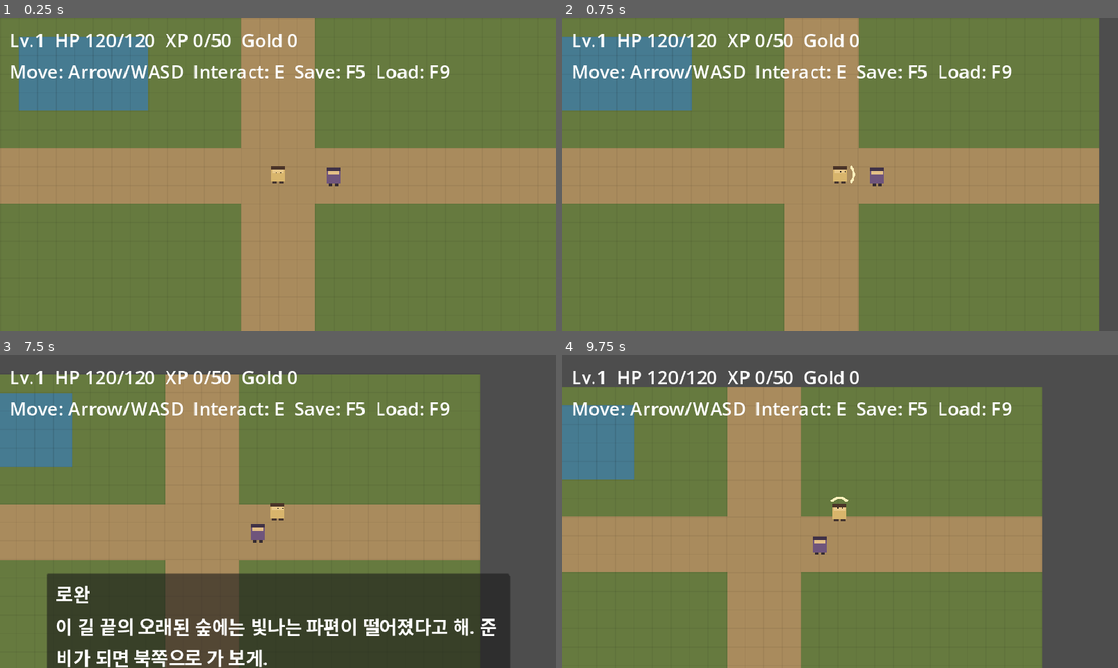
Above: before the commit, frames 1-4 (two rows, left to right).
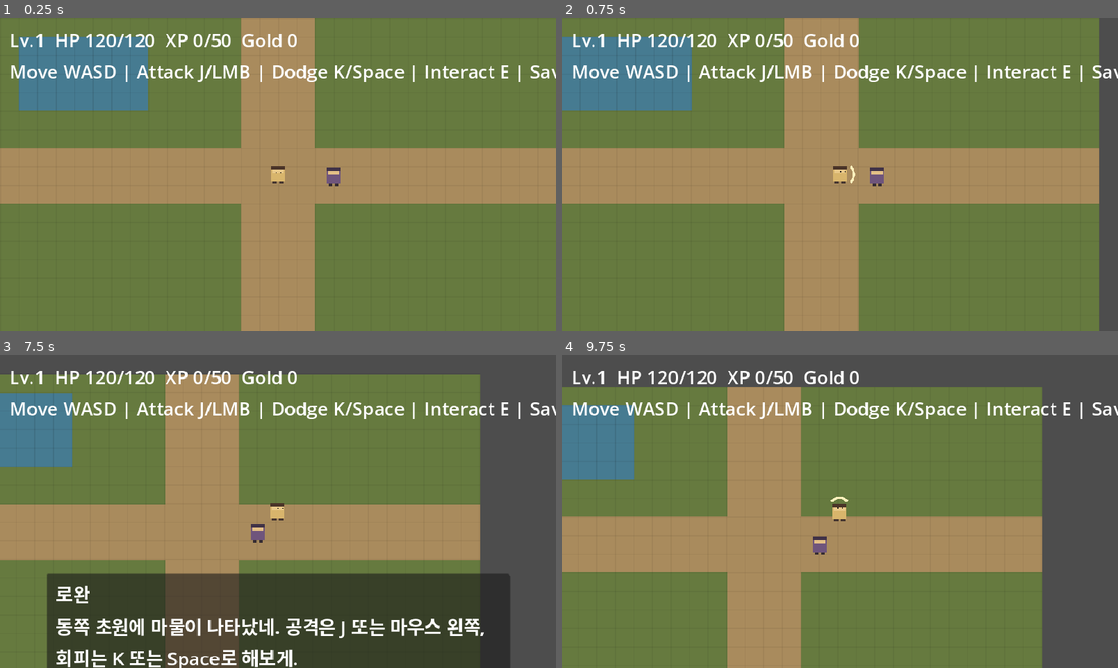
Above: after the commit, the same moments.

Repository: tjqmf14-source/rpg-game-v1
Game: Godot game, scene res://scenes/main.tscn
The game is run twice, just before and just after one commit, with the same random seed, the same clock (stepped at 60 frames per second) and the same inputs.
Inputs (mouse positions are in pixels of both pictures, inside the frame that each line leads up to):
- Up to frame 1 (0.25 s): no input
- Up to frame 2 (0.75 s): tap Enter at 0.5 s; move the mouse to (962, 158) at 0.52 s; hold Right (ui_right) from 0.53 s (still down); tap E at 0.6 s; click (962, 158) at 0.67 s
- Up to frame 3 (7.5 s): tap Space at 0.77, 1.52, 3.02, 3.77, 4.52, 6.02, 6.77 s; move the mouse to (166, 527) at 1.27 s; release Right (ui_right) at 1.28 s; hold Down (ui_down) 1.28-2.03 s; tap J at 1.35, 3.6, 5.85 s; move the mouse to (333, 442) at 2.02 s; hold Right (ui_right) 2.03-2.78 s; tap K at 2.1, 4.35, 6.6 s; move the mouse to (250, 574) at 2.77 s; hold Up (ui_up) 2.78-3.53 s; tap E at 2.85, 5.1, 7.35 s; click (250, 574) at 2.92 s; move the mouse to (444, 558) at 3.52 s; hold Left (ui_left) 3.53-5.03 s; move the mouse to (111, 464) at 4.27 s; move the mouse to (305, 511) at 5.02 s; hold Down (ui_down) 5.03-5.78 s; click (305, 511) at 5.17 s; move the mouse to (194, 433) at 5.77 s; hold Right (ui_right) 5.78-6.53 s; move the mouse to (400, 495) at 6.52 s; hold Up (ui_up) 6.53-7.28 s; move the mouse to (166, 527) at 7.27 s; hold Right (ui_right) from 7.28 s (still down); click (166, 527) at 7.42 s
- Up to frame 4 (9.75 s): tap Space at 7.52, 8, 9.02, 9.5 s; move the mouse to (895, 442) at 8.02 s; release Right (ui_right) at 8.03 s; hold Down (ui_down) 8.03-8.78 s; tap J at 8.1 s; tap Enter at 8.75 s; move the mouse to (812, 574) at 8.77 s; hold Left (ui_left) 8.78-9.53 s; tap K at 8.85 s; move the mouse to (1006, 558) at 9.52 s; hold Up (ui_up) from 9.53 s (still down); tap E at 9.6 s; click (1006, 558) at 9.67 s

The runs differ from the first frame. In frame 1, 2.0% of the frame differs, in the area x 10-100%, y 15-21%; in frame 2, 2.0%; in frame 3, 5.8%, in the area x 10-100%, y 15-100%; in frame 4, 2.0%.

Commit message:
feat: place combat test enemies

Diff:
--- a/scenes/main.tscn
+++ b/scenes/main.tscn
@@ -1,10 +1,11 @@
-[gd_scene load_steps=9 format=3]
+[gd_scene load_steps=11 format=3]
 
 [ext_resource type="Script" path="res://scripts/main.gd" id="1_main"]
 [ext_resource type="Script" path="res://scripts/player/player_controller.gd" id="2_player"]
 [ext_resource type="Script" path="res://scripts/interaction/interaction_sensor.gd" id="3_sensor"]
 [ext_resource type="Script" path="res://scripts/interaction/interactable_npc.gd" id="4_npc"]
 [ext_resource type="Script" path="res://scripts/ui/dialogue_box.gd" id="5_dialogue"]
+[ext_resource type="Script" path="res://scripts/combat/enemy_controller.gd" id="6_enemy"]
 
 [sub_resource type="RectangleShape2D" id="RectangleShape2D_player"]
 size = Vector2(10, 10)
@@ -14,6 +15,9 @@
 
 [sub_resource type="RectangleShape2D" id="RectangleShape2D_npc"]
 size = Vector2(12, 12)
+
+[sub_resource type="RectangleShape2D" id="RectangleShape2D_enemy"]
+size = Vector2(12, 10)
 
 [node name="Main" type="Node2D"]
 script = ExtResource("1_main")
@@ -37,7 +41,6 @@
 shape = SubResource("CircleShape2D_interaction")
 
 [node name="Camera2D" type="Camera2D" parent="Player"]
-position = Vector2(0, 0)
 enabled = true
 position_smoothing_enabled = false
 
@@ -48,11 +51,62 @@
 monitoring = false
 script = ExtResource("4_npc")
 speaker_name = "로완"
-dialogue_text = "이 길 끝의 오래된 숲에는 빛나는 파편이 떨어졌다고 해. 준비가 되면 북쪽으로 가 보게."
+dialogue_text = "동쪽 초원에 마물이 나타났네. 공격은 J 또는 마우스 왼쪽, 회피는 K 또는 Space로 해보게."
 
 [node name="CollisionShape2D" type="CollisionShape2D" parent="GuideNPC"]
 position = Vector2(0, 2)
 shape = SubResource("RectangleShape2D_npc")
+
+[node name="Slime" type="CharacterBody2D" parent="."]
+position = Vector2(360, 100)
+collision_layer = 4
+collision_mask = 0
+script = ExtResource("6_enemy")
+monster_id = "meadow_slime"
+max_hp = 36
+move_speed = 25.0
+contact_damage = 5
+xp_reward = 12
+gold_reward = 2
+item_drop_id = "wild_herb"
+item_drop_chance = 1.0
+
+[node name="CollisionShape2D" type="CollisionShape2D" parent="Slime"]
+shape = SubResource("RectangleShape2D_enemy")
+
+[node name="Goblin" type="CharacterBody2D" parent="."]
+position = Vector2(400, 150)
+collision_layer = 4
+collision_mask = 0
+script = ExtResource("6_enemy")
+monster_id = "goblin_scout"
+max_hp = 52
+move_speed = 35.0
+contact_damage = 8
+xp_reward = 18
+gold_reward = 4
+item_drop_id = "iron_scrap"
+item_drop_chance = 0.8
+
+[node name="CollisionShape2D" type="CollisionShape2D" parent="Goblin"]
+shape = SubResource("RectangleShape2D_enemy")
+
+[node name="Skeleton" type="CharacterBody2D" parent="."]
+position = Vector2(390, 220)
+collision_layer = 4
+collision_mask = 0
+script = ExtResource("6_enemy")
+monster_id = "restless_skeleton"
+max_hp = 60
+move_speed = 30.0
+contact_damage = 10
+xp_reward = 24
+gold_reward = 6
+item_drop_id = "ancient_shard"
+item_drop_chance = 0.5
+
+[node name="CollisionShape2D" type="CollisionShape2D" parent="Skeleton"]
+shape = SubResource("RectangleShape2D_enemy")
 
 [node name="UI" type="CanvasLayer" parent="."]
 
@@ -68,13 +122,13 @@
 text = "RELIC BOUND"
 
 [node name="Help" type="Label" parent="UI/Margin/VBox"]
-text = "Move: Arrow/WASD  Interact: E  Save: F5  Load: F9"
+text = "Move WASD | Attack J/LMB | Dodge K/Space | Interact E | Save F5 | Load F9"
 
 [node name="Toast" type="Label" parent="UI"]
 visible = false
-offset_left = 208.0
+offset_left = 185.0
 offset_top = 72.0
-offset_right = 272.0
+offset_right = 295.0
 offset_bottom = 96.0
 text = "Saved"
 horizontal_alignment = 1
